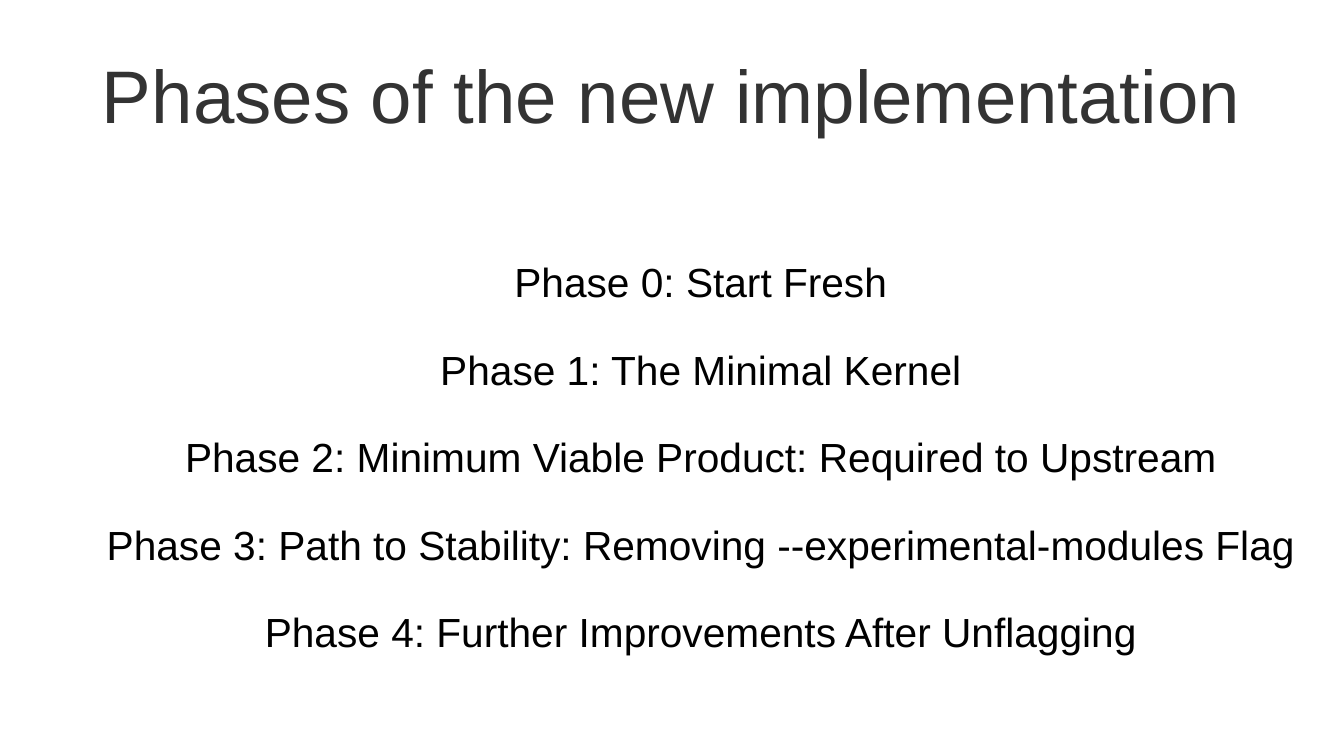
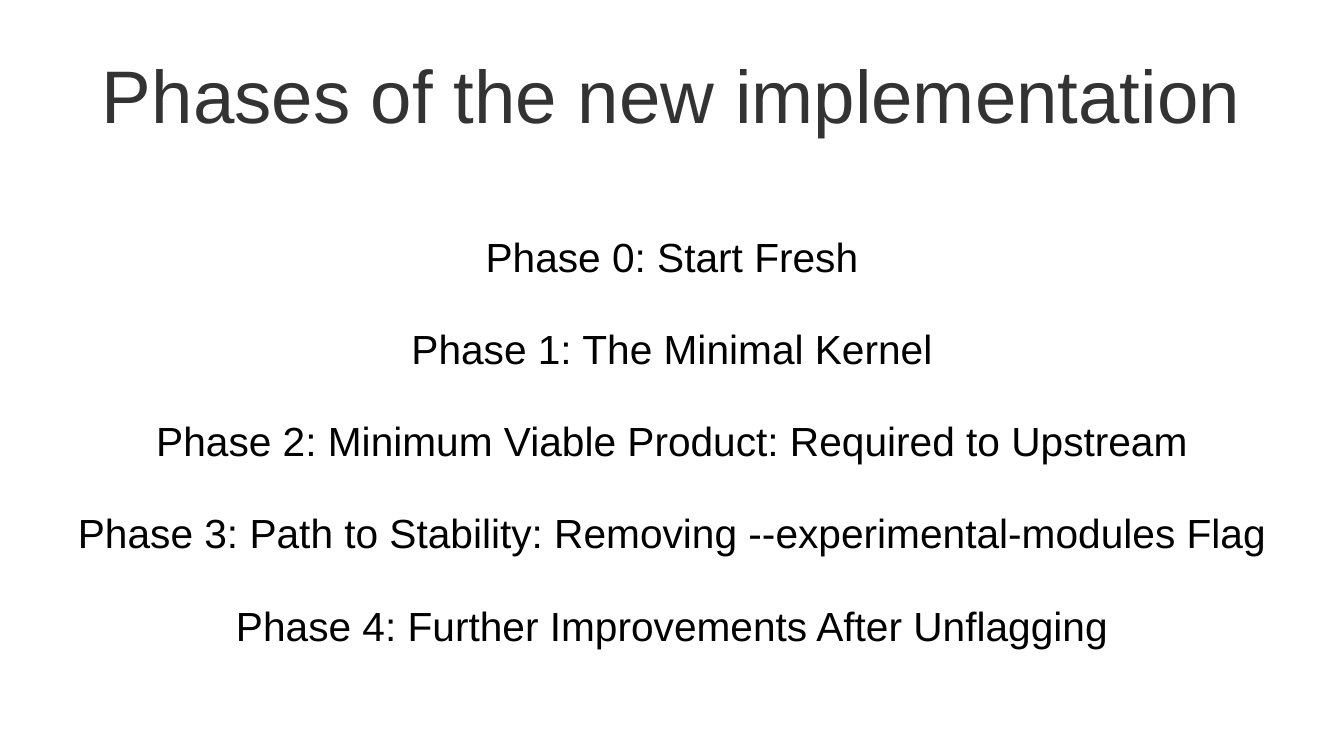
Before and after one commit to gehtmaguad/path-to-es-modules, a slide deck: slide 31 of path_to_esmodules.odp (slide 30 before the commit). Drawn at 1344x756 pixels with LibreOffice and Linux fonts; fonts in the diff are those of the drawing. Boxes give left, top, right and bottom in pixels: in the first picture for what was removed or moved away, otherwise in the second. Text is boxed around its words. In the diff, an @@ line names an element or a change of style, - is before the commit and + after.

```diff
--- a/path_to_esmodules.odp
+++ b/path_to_esmodules.odp
@@ text "Phase 0: Start Fresh": place and size @@
-text "Phase 0: Start Fresh" at [107, 267, 1294, 655]
+text "Phase 0: Start Fresh" at [78, 242, 1266, 648]
@@ text "Phase 0: Start Fresh" at [78, 242, 1266, 648]: size 24.1 to 24 pt; indent changed; line spacing 1.3 to 1.4 @@
```
Also in this commit, not shown: 30 other slides changed, 2 slides added, 1 slide removed, 1 other file.
